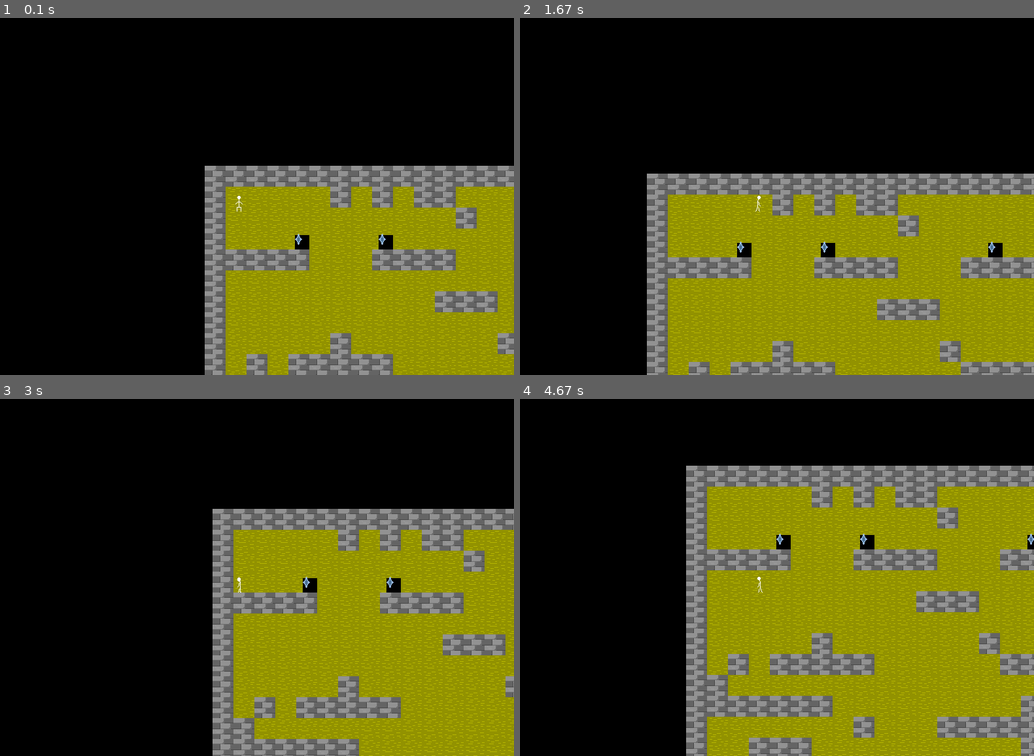
Above: before the commit, frames 1-4 (two rows, left to right).
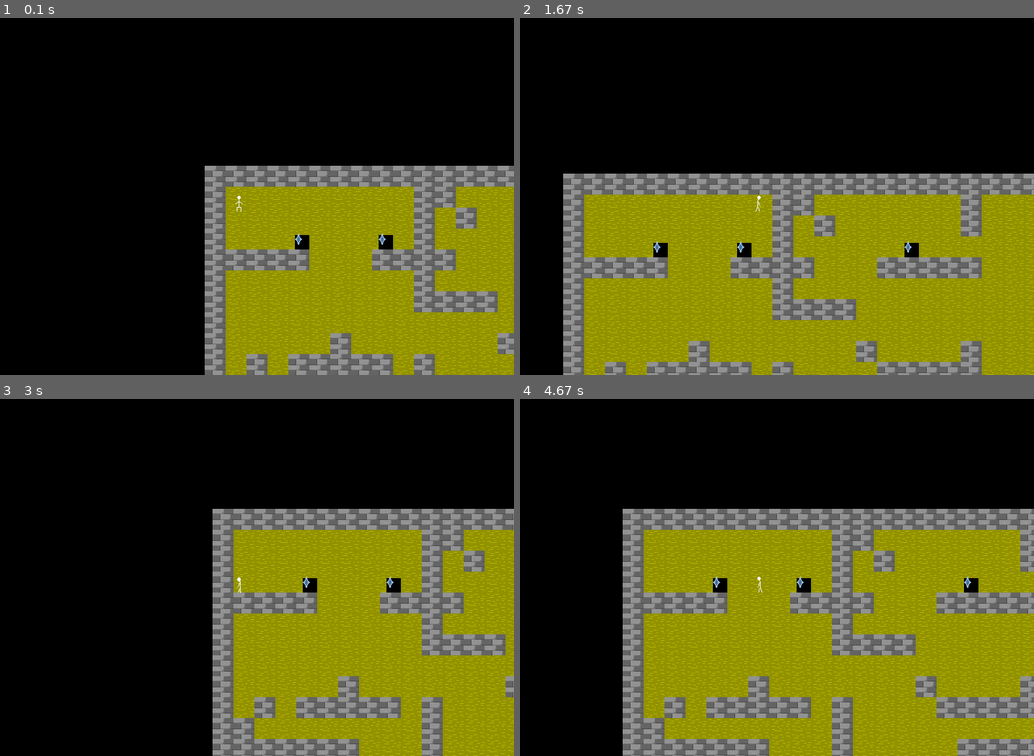
Above: after the commit, the same moments.

Repository: anokata/pythonPetProjects
Game: pygame game, started from platformer/sur.py
Two runs of this game, one before a commit and one after it. Both use one fixed random seed, a clock stepped at 60 frames per second and the inputs below.
Inputs:
- Up to frame 1 (0.1 s): no input
- Up to frame 2 (1.67 s): hold Right 0.33-0.8 s; hold Up 0.83-1.13 s; hold Right 1.17-1.63 s
- Up to frame 3 (3 s): hold Left 1.67-2.2 s; hold Down 2.23-2.53 s; hold Left 2.57-2.97 s
- Up to frame 4 (4.67 s): hold Up 3-3.37 s; hold Right 3.4-4.03 s; hold Down 4.07-4.43 s; hold Left from 4.47 s (still down)

The runs differ from the first frame. In frame 1, 1.7% of the frame differs, in the area x 64-85%, y 47-100%; in frame 2, 22%; in frame 3, 2.1%; in frame 4, 43%, in the area x 19-100%, y 18-100%.

Commit message:
Загрузка, сохранение карты.

Diff:
--- /dev/null
+++ b/platformer/map.map
@@ -0,0 +1,21 @@
+xxxxxxxxxxxxxxxxxxxxxxxxx
+x---------xx-------x----x
+x---------x-x------x----x
+x---c---c-x-----c-------x
+xxxxx---xxxx---xxxxx----x
+x---------x-------------x
+x---------xxxx----------x
+x-----------------------x
+x-----x-------x----x----x
+x-x-xxxxx-x----xxxxx----x
+xx--------x-------------x
+xxxxxxx---x-----xxxx----x
+x-------x-x-x--xx--x----x
+x--xxx----------xxxx----x
+x-----------------------x
+x-----------------------x
+xxxxxxxxxxxxxxxxxxxxxxxxx
+
+c objects/zap0.png
+x objects/block2.png
+- objects/ground0.png
--- a/platformer/sur.py
+++ b/platformer/sur.py
@@ -82,29 +82,26 @@
                         a, b = x * self.blockW, y * self.blockH
                         o.draw(a, b, cam)
     def load(self):
-        lev= ["xxxxxxxxxxxxxxxxxxxxxxxxx",
-          "x-----x-x-xx-------x----x",
-          "x-----------x------x----x",
-          "x---c---c-------c-------x",
-          "xxxxx---xxxx---xxxxx----x",
-          "x-----------------------x",
-          "x----------xxx----------x",
-          "x-----------------------x",
-          "x-----x-------x----x----x",
-          "x-x-xxxxx------xxxxx----x",
-          "xx----------------------x",
-          "xxxxxxx---------xxxx----x",
-          "x-------x---xxxxxxxx----x",
-          "x--xxx----------xxxx----x",
-          "x-----------------------x",
-          "x-----------------------x",
-          "xxxxxxxxxxxxxxxxxxxxxxxxx",
-             ]
-        descrp = {
-                'x': ('objects/block2.png',),
-                '-': ('objects/ground0.png',),
-                'c': ('objects/zap0.png',),
-                }
+        lev = list()
+        with open('map.map', 'rt') as fin:
+            line = 'trash'
+            while True:
+                line = fin.readline()
+                if line == '\n':
+                    break
+                lev.append(line[:-1])
+
+            descrp = dict()
+            while True:
+                char = fin.read(1)
+                if char == '\n':
+                    break
+                fin.read(1) # space
+                imgpath = fin.readline()[:-1]
+                descrp[char] = (imgpath,)
+
+        self.lev = lev
+        self.descrp = descrp
         self.blockW = self.blockH = 32
         mapObjects = dict()
         for c, p in descrp.items():
@@ -127,6 +124,18 @@
                 if lev[y][x] == 'x': # CHG
                     a, b = x * self.blockW, y * self.blockH
                     self.blockers.append(PhisycBlock(a, b, self.blockW))
+
+    def save(self):
+        with open('map.map', 'wt') as fout:
+            for l in self.lev:
+                fout.write(l+'\n')
+            fout.write('\n')
+            for c, img in self.descrp.items():
+                img = img[0]
+                fout.write(c + ' ' + img)
+                fout.write('\n')
+            fout.write('\n')
+
 
 # Globals
 player = None
@@ -274,6 +283,7 @@
     b = Block()
     globmap = Map(2)
     collided = globmap.blockers # CHG
+    globmap.save()
 
     mp = list()
     entities = list()
